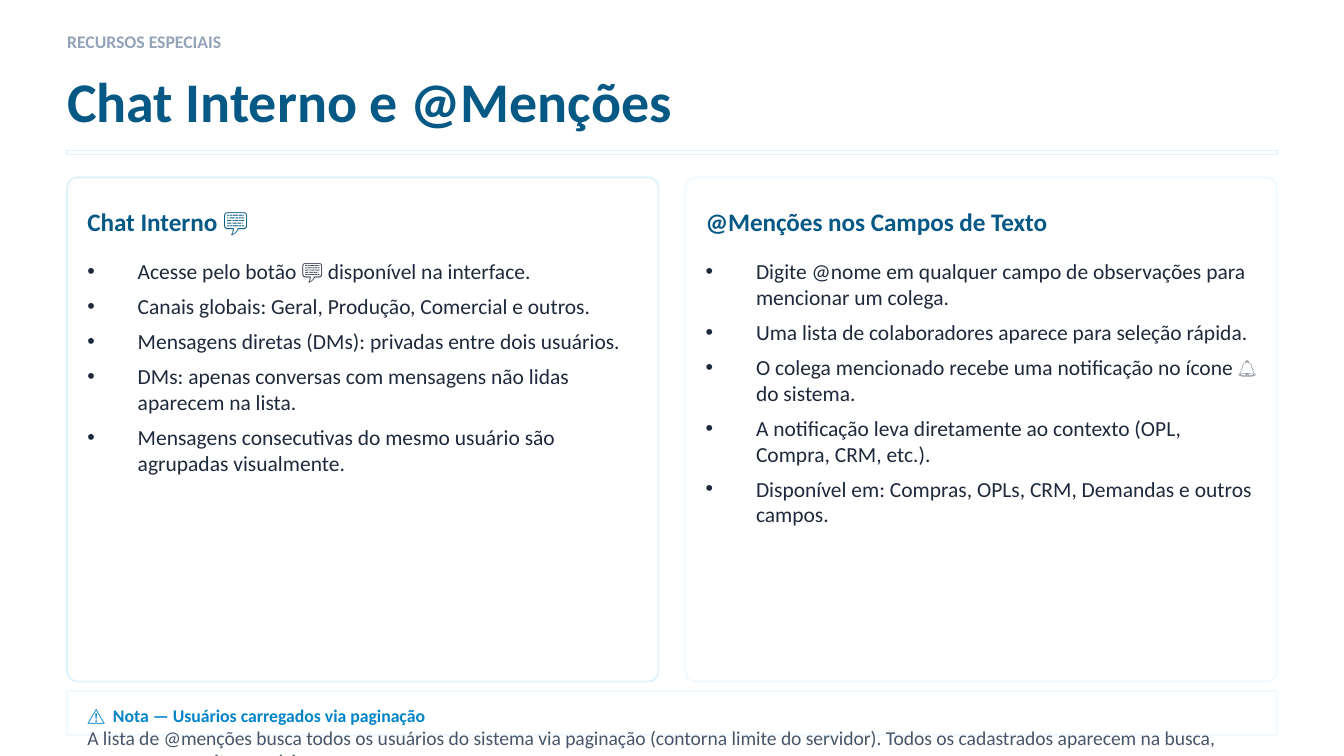
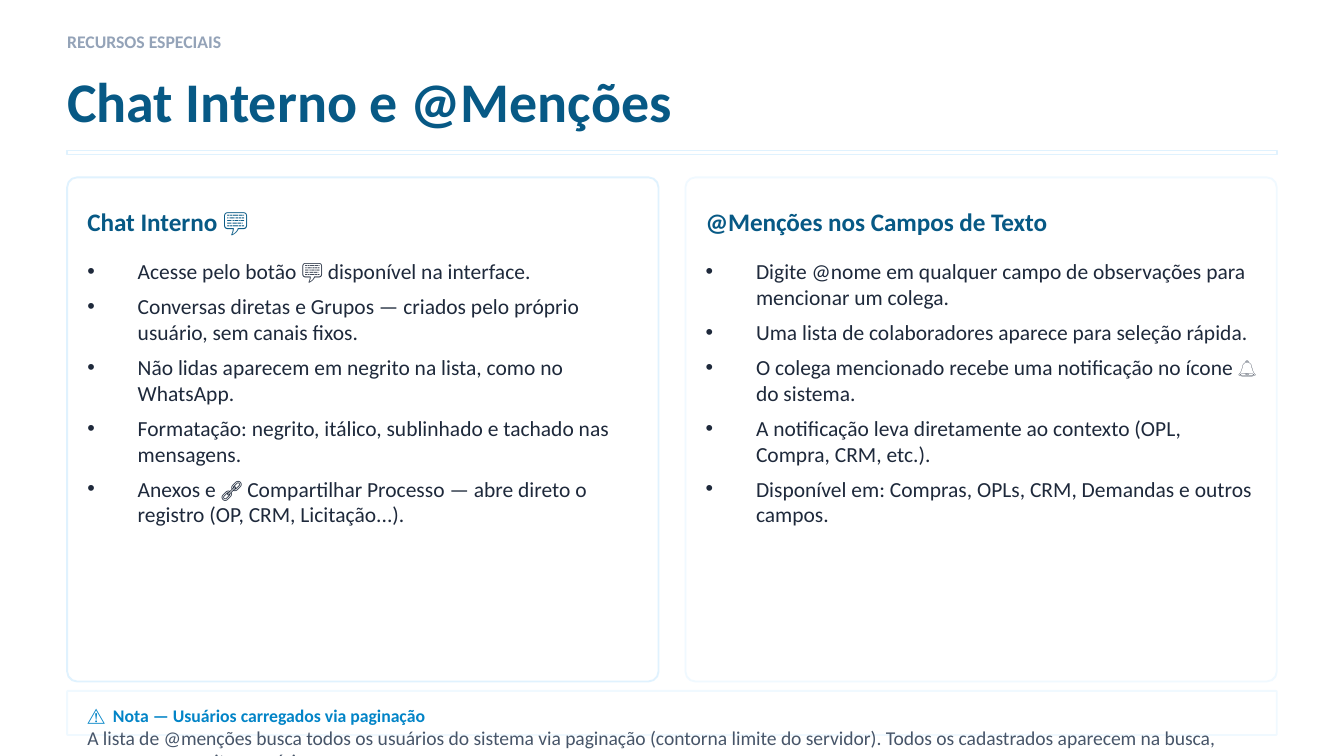
Before and after one commit to spinsc/ACN, a slide deck: slide 34 of ACN_Sinal_Verde_Treinamento.pptx. Drawn at 1344x756 pixels with LibreOffice and Linux fonts; fonts in the diff are those of the drawing. Boxes give left, top, right and bottom in pixels: in the first picture for what was removed or moved away, otherwise in the second. Text is boxed around its words. In the diff, an @@ line names an element or a change of style, - is before the commit and + after.

```diff
--- a/ACN_Sinal_Verde_Treinamento.pptx
+++ b/ACN_Sinal_Verde_Treinamento.pptx
@@ text at [138, 299, 609, 526]: text changed @@
-• Canais globais: Geral, Produção, Comercial e outros.
-• Mensagens diretas (DMs): privadas entre dois usuários.
-• DMs: apenas conversas com mensagens não lidas aparecem na lista.
-• Mensagens consecutivas do mesmo usuário são agrupadas visualmente.
+• Conversas diretas e Grupos — criados pelo próprio usuário, sem canais fixos.
+• Não lidas aparecem em negrito na lista, como no WhatsApp.
+• Formatação: negrito, itálico, sublinhado e tachado nas mensagens.
+• Anexos e 🔗 Compartilhar Processo — abre direto o registro (OP, CRM, Licitação...).
```
Also in this commit, not shown: 3 slides added, 2 other files.
